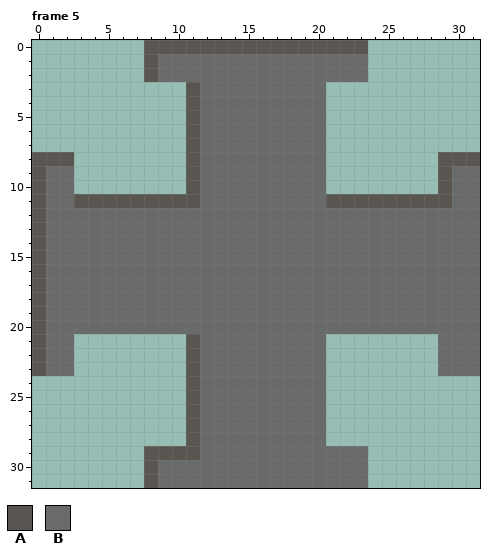
One commit to this pixel-art file: godot/Sprites/canos.aseprite. The first picture shows the starting point.
32x32 pixels, 5 frames. Shown: frame 5. The commit also changed other frames, which this record leaves out.
Palette (. is transparent): A #595652  B #696a6a
Pixels before, frame 5, first column x 0:
 0 ........AAAAAAAAAAAAAAAA........
 1 ........ABBBBBBBBBBBBBBB........
 2 ........ABBBBBBBBBBBBBBB........
 3 ...........ABBBBBBBBB...........
 4 ...........ABBBBBBBBB...........
 5 ...........ABBBBBBBBB...........
 6 ...........ABBBBBBBBB...........
 7 ...........ABBBBBBBBB...........
 8 AAA........ABBBBBBBBB........AAA
 9 ABB........ABBBBBBBBB........ABB
10 ABB........ABBBBBBBBB........ABB
11 ABBAAAAAAAAABBBBBBBBBAAAAAAAAABB
12 ABBBBBBBBBBBBBBBBBBBBBBBBBBBBBBB
13 ABBBBBBBBBBBBBBBBBBBBBBBBBBBBBBB
14 ABBBBBBBBBBBBBBBBBBBBBBBBBBBBBBB
15 ABBBBBBBBBBBBBBBBBBBBBBBBBBBBBBB
16 ABBBBBBBBBBBBBBBBBBBBBBBBBBBBBBB
17 ABBBBBBBBBBBBBBBBBBBBBBBBBBBBBBB
18 ABBBBBBBBBBBBBBBBBBBBBBBBBBBBBBB
19 ABBBBBBBBBBBBBBBBBBBBBBBBBBBBBBB
20 ABBBBBBBBBBBBBBBBBBBBBBBBBBBBBBB
21 ABB........ABBBBBBBBB........BBB
22 ABB........ABBBBBBBBB........BBB
23 ABB........ABBBBBBBBB........BBB
24 ...........ABBBBBBBBB...........
25 ...........ABBBBBBBBB...........
26 ...........ABBBBBBBBB...........
27 ...........ABBBBBBBBB...........
28 ...........ABBBBBBBBB...........
29 ........AAAABBBBBBBBBBBB........
30 ........ABBBBBBBBBBBBBBB........
31 ........ABBBBBBBBBBBBBBB........
Once edited:
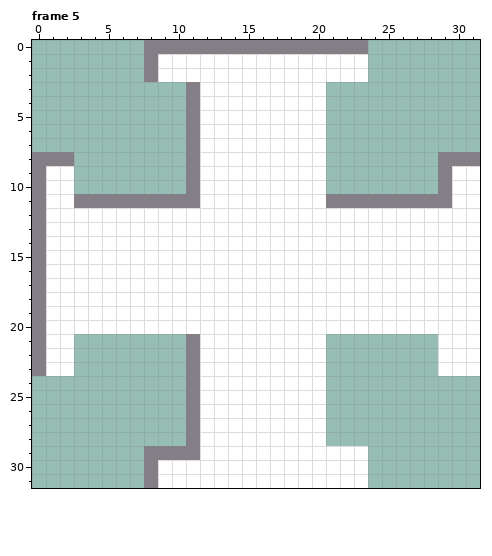
The edit:
Colour A changes from #595652 to #847e87.
Colour B changes from #696a6a to #ffffff.
